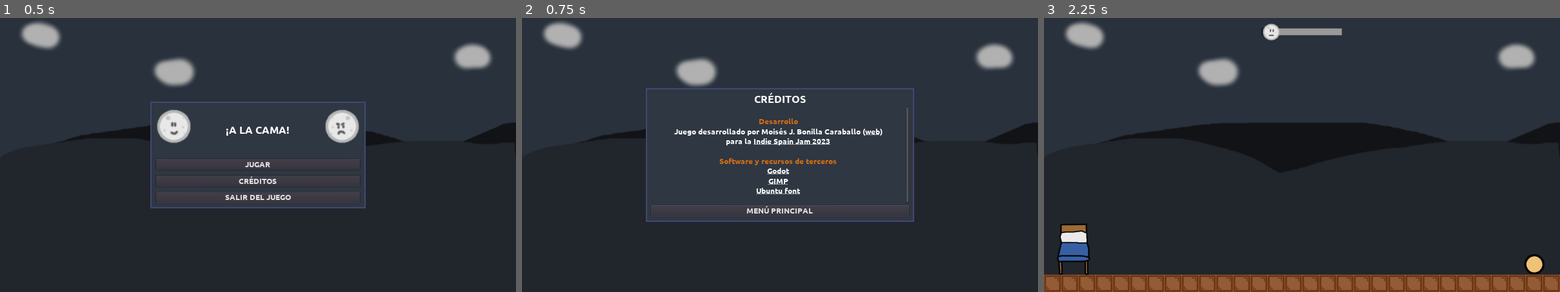
Above: before the commit, frames 1-3 (left to right).
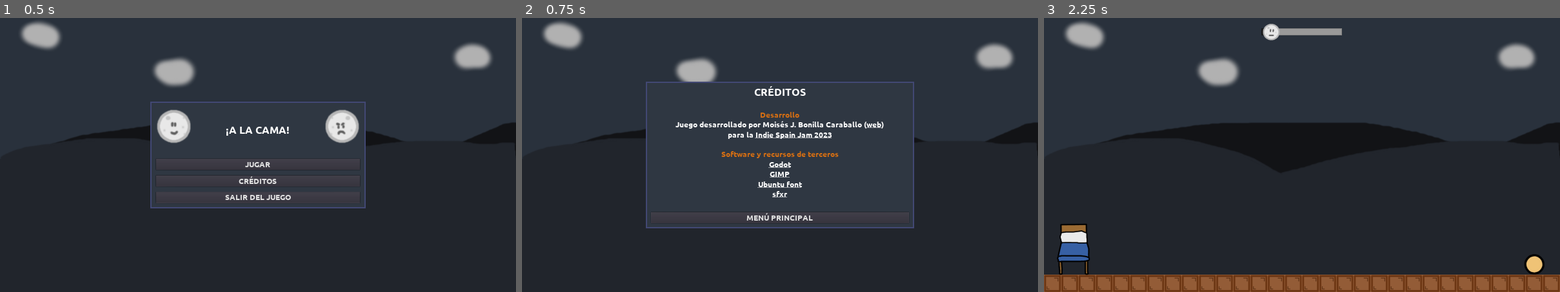
Above: after the commit, the same moments.

Repository: moisesjbc/a-la-cama
Game: Godot game, scene res://gui/menus/main_menu/main_menu.tscn
Same seed, same stepped clock (60 frames per second), same inputs: the game is played once before the commit and once after it.
Inputs:
- Up to frame 1 (0.5 s): no input
- Up to frame 2 (0.75 s): click "CRÉDITOS" at 0.5 s
- Up to frame 3 (2.25 s): click "MENÚ PRINCIPAL" at 1.25 s; click "JUGAR" at 2 s

Frame 1 is identical in both runs. In frame 2, 4.5% of the frame differs, in the area x 24-76%, y 23-77%; in frame 3, nothing differs.

Commit message:
Add sfxr to credits page

Diff:
--- a/godot-project/gui/menus/credits_menu/credits_menu.tscn
+++ b/godot-project/gui/menus/credits_menu/credits_menu.tscn
@@ -17,10 +17,10 @@
 
 [node name="panel" type="Panel" parent="center_container"]
 margin_left = 460.0
-margin_top = 262.0
+margin_top = 237.0
 margin_right = 1460.0
-margin_bottom = 762.0
-rect_min_size = Vector2( 1000, 500 )
+margin_bottom = 787.0
+rect_min_size = Vector2( 1000, 550 )
 custom_styles/panel = ExtResource( 1 )
 
 [node name="margin_container" type="MarginContainer" parent="center_container/panel"]
@@ -35,7 +35,7 @@
 margin_left = 20.0
 margin_top = 20.0
 margin_right = 980.0
-margin_bottom = 480.0
+margin_bottom = 530.0
 
 [node name="title" type="Label" parent="center_container/panel/margin_container/vbox_container"]
 margin_right = 960.0
@@ -48,12 +48,12 @@
 [node name="scroll_container" type="ScrollContainer" parent="center_container/panel/margin_container/vbox_container"]
 margin_top = 50.0
 margin_right = 960.0
-margin_bottom = 416.0
+margin_bottom = 466.0
 size_flags_vertical = 3
 
 [node name="credits" type="RichTextLabel" parent="center_container/panel/margin_container/vbox_container/scroll_container"]
 margin_right = 960.0
-margin_bottom = 366.0
+margin_bottom = 416.0
 size_flags_horizontal = 3
 size_flags_vertical = 3
 custom_fonts/normal_font = ExtResource( 3 )
@@ -67,6 +67,7 @@
 [url=https://godotengine.org/]Godot[/url]
 [url=https://www.gimp.org/]GIMP[/url]
 [url=https://design.ubuntu.com/font]Ubuntu font[/url]
+[url=https://www.drpetter.se/project_sfxr.html]sfxr[/url]
 [/center]"
 text = "
 Desarrollo
@@ -77,12 +78,13 @@
 Godot
 GIMP
 Ubuntu font
+sfxr
 "
 
 [node name="main_menu_button" parent="center_container/panel/margin_container/vbox_container" instance=ExtResource( 5 )]
-margin_top = 420.0
+margin_top = 470.0
 margin_right = 960.0
-margin_bottom = 460.0
+margin_bottom = 510.0
 text = "MENÚ PRINCIPAL"
 
 [connection signal="meta_clicked" from="center_container/panel/margin_container/vbox_container/scroll_container/credits" to="." method="_on_credits_meta_clicked"]
